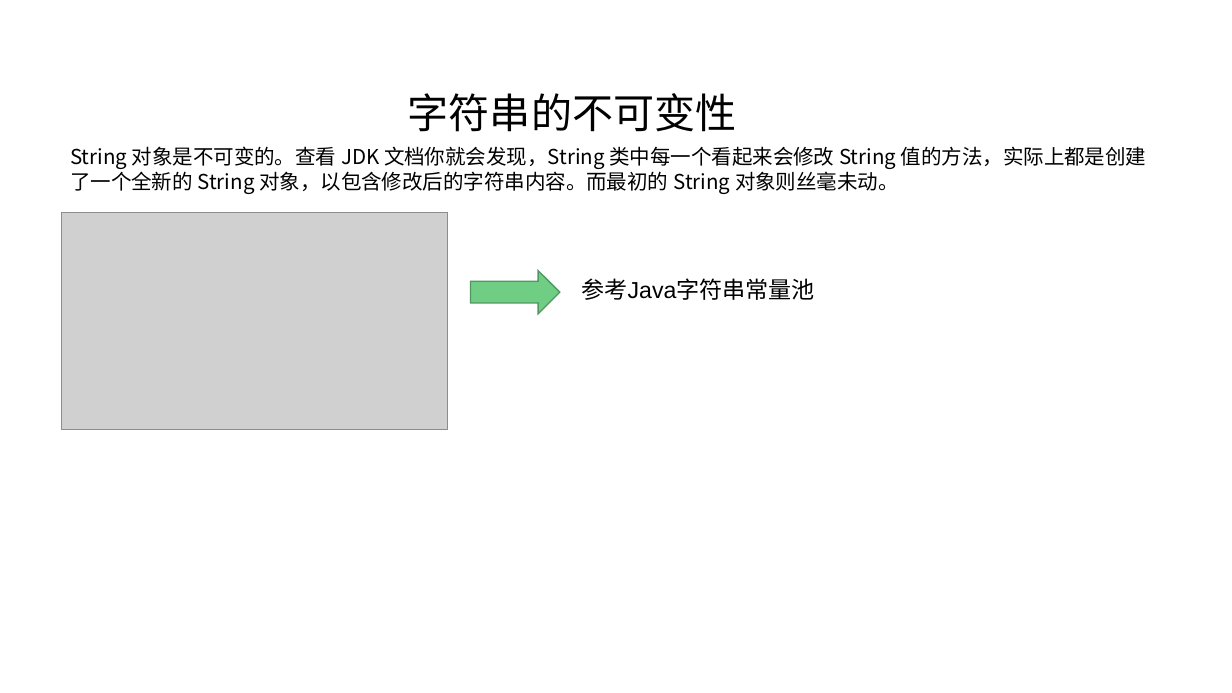
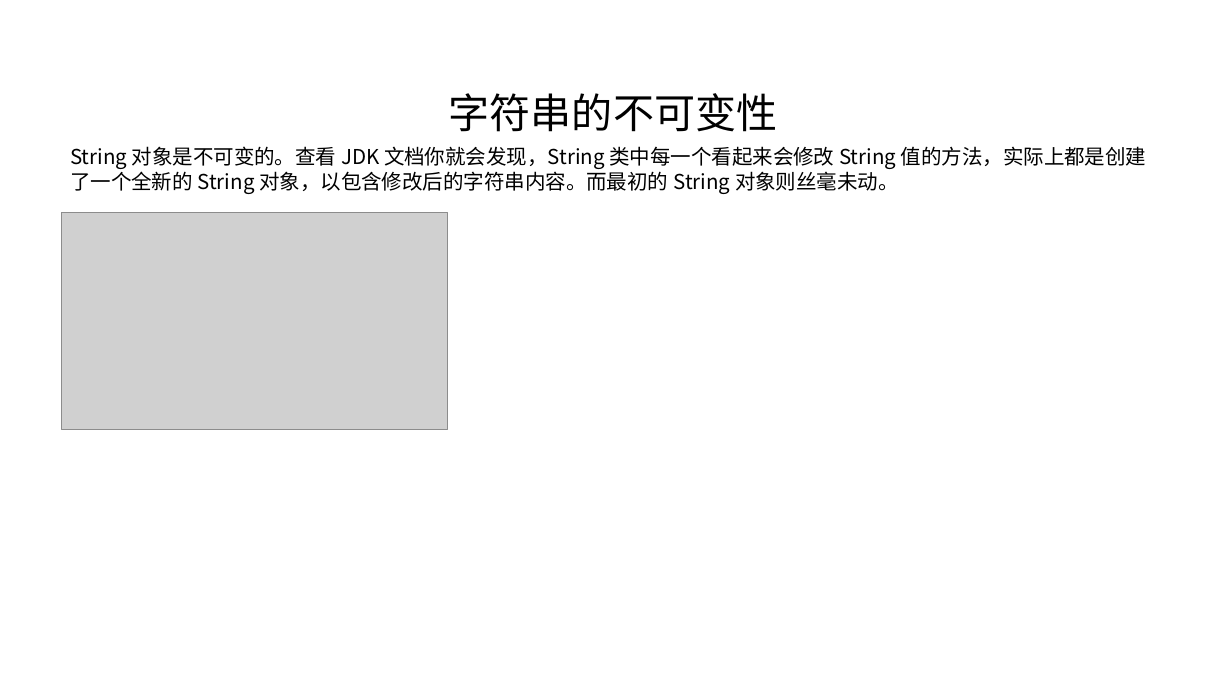
Before and after one commit to linkknown/PPT, a slide deck: slide 2 of 基础PPT/第4章：Java字符串详解.pptx. Drawn at 1232x693 pixels with LibreOffice and Linux fonts; fonts in the diff are those of the drawing; grey boxes stand for pictures; background and template pictures are left out. Boxes give left, top, right and bottom in pixels: in the first picture for what was removed or moved away, otherwise in the second. Text is boxed around its words. In the diff, an @@ line names an element or a change of style, - is before the commit and + after.

```diff
--- a/基础PPT/第4章：Java字符串详解.pptx
+++ b/基础PPT/第4章：Java字符串详解.pptx
@@ text "字符串的不可变性" moved from (x1=408, y1=93, x2=737, y2=132) to (x1=449, y1=93, x2=778, y2=132) @@
@@ text "字符串的不可变性" at (x1=449, y1=93, x2=778, y2=132): alignment left to centre @@
@@ right arrow removed at (x1=470, y1=271, x2=560, y2=314) @@
@@ text removed at (x1=581, y1=278, x2=815, y2=300) @@
-参考Java字符串常量池
```
Also in this commit, not shown: 1 other slide changed, 2 slides added, 1 slide removed, 2 other files.
